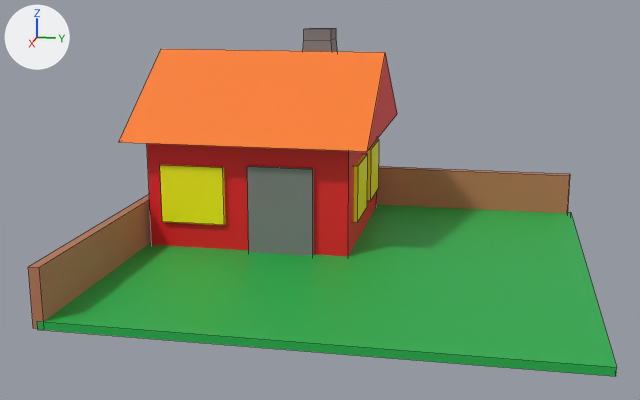
The Blender file MyOpenGL1/Scene.blend as it was, and as the next commit left it.
Both versions are drawn from a camera (50 mm lens) standing at (7.97, 1.25, 2.56) and looking at (0.12, -0.32, 0.6). The axes (+X, +Y, +Z) are drawn at upper left. The lights are the same throughout. Mesh edges are drawn as thin lines.

Names of what the first picture shows: 'Door', 'Fence', 'Flooring', 'House', 'Windows'.
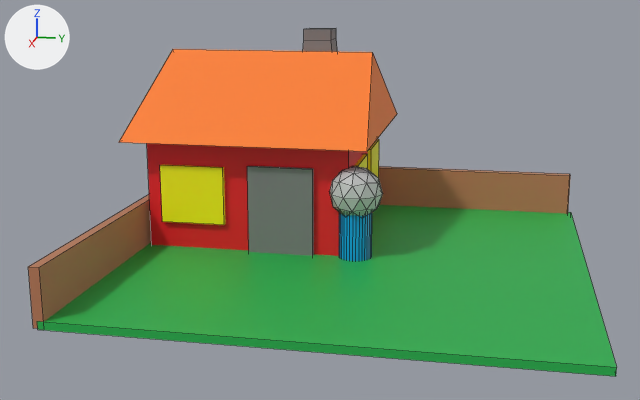
Changed parts and their boxes (x1, y1, x2, y2) in the pictures (640 x 400 px; the box of a moved part takes in the faces that stretch with it):
'Player', added: after (330, 166, 383, 261)
part 1 of me_cube_003, moved or reshaped: (119, 49, 397, 151) in both

The edits, one by one:
me_cube_003 is used by ob_house; location (0.0, 0.0, 0.0).
me_cube_003 had 28 vertices, 22 faces and spanned x -2.15..0.22, y -2.24..0.13, z -0.2..2.07.
me_cube_003 now has 26 vertices, 21 faces and spans x -2.15..0.22, y -2.24..0.13, z -0.2..2.07.
Part 1, on me_cube_003:
4 vertices are removed from x -0.97, y -2.24..0.13, z 1.88.
5 faces are deleted.
2 vertices are added at (-0.97, -2.11, 1.88), (-0.97, 0.0, 1.88).
4 new faces join them.
Mesh me_cylinder is new.
It is a 32-sided cylinder along z spanning x -0.154..0.154, y -0.154..0.154, z -0.001..0.534; an icosphere of 80 faces spanning x -0.239..0.239, y -0.252..0.252, z 0.402..0.905.
It uses material mat_texture (picture img_texture_png).
Object 'Player' (ob_player) is new; it shows me_cylinder.
Its location is (0.0, 0.0, 0.0).
